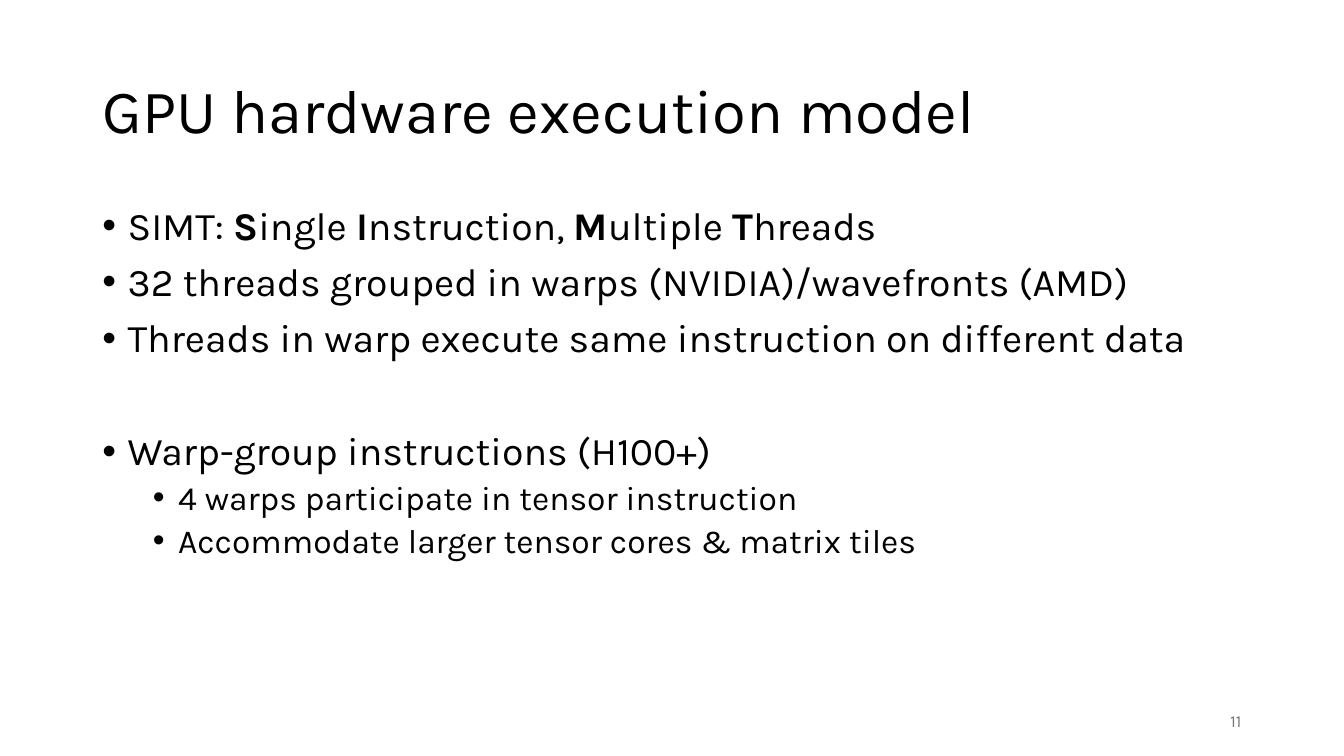
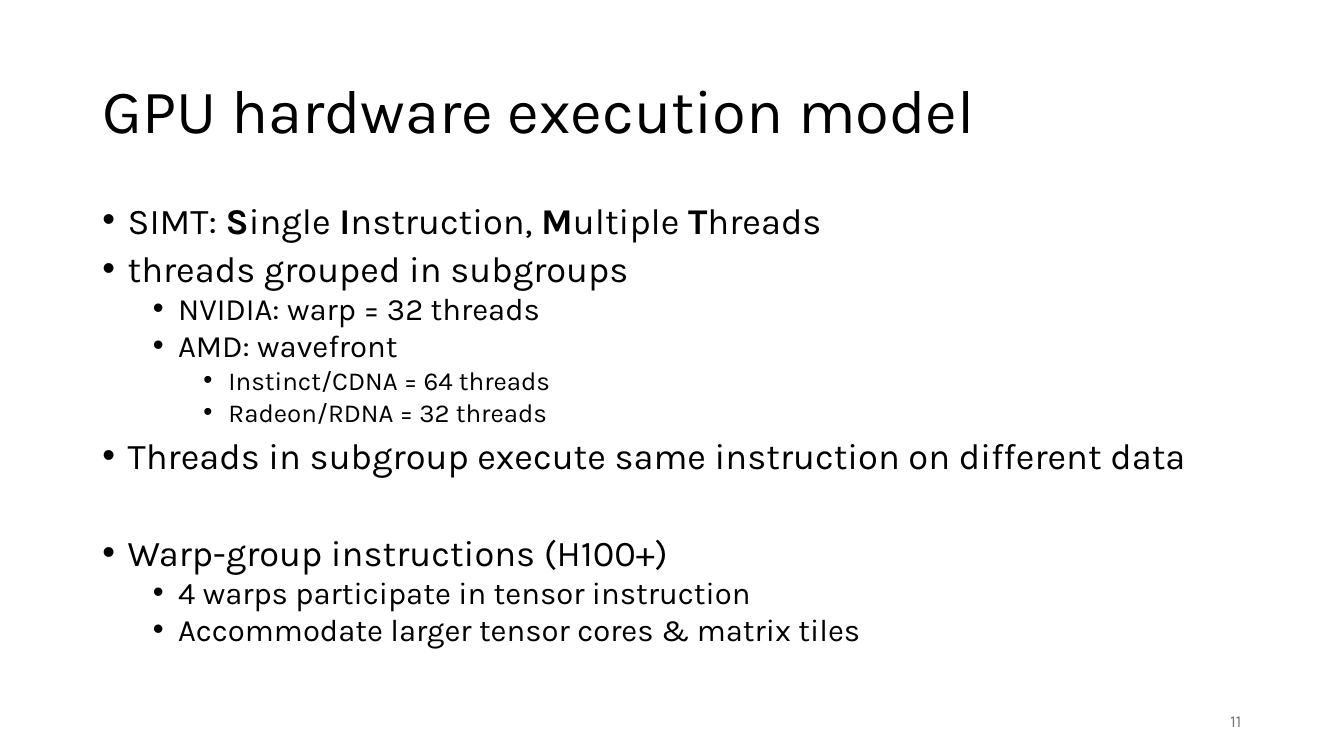
Before and after one commit to gjbex/GPU-programming, a slide deck: slide 11 of gpu_programming.pptx. Drawn at 1344x756 pixels with LibreOffice and Linux fonts; fonts in the diff are those of the drawing. Boxes give left, top, right and bottom in pixels: in the first picture for what was removed or moved away, otherwise in the second. Text is boxed around its words. In the diff, an @@ line names an element or a change of style, - is before the commit and + after.

Commit message:
Fix slide 11
* Use subgroup rather than warp/wavefront
* Distinguish wavefront size for Instinct versus Radeon

```diff
--- a/gpu_programming.pptx
+++ b/gpu_programming.pptx
@@ text at <box>128,209,860,649</box>: size 28 to 25.9 pt in "SIMT: Single Instruction, Multiple Threads", "Warp-group instructions (H100+)"; size 24 to 22.2 pt in "4 warps participate in tensor instruction", "Accommodate larger tensor cores & matrix tiles"; line spacing 0.9 to 0.8 @@
@@ text at <box>128,257,1185,478</box>: text changed; size 28 to 25.9 pt @@
-• 32 threads grouped in warps (NVIDIA)/wavefronts (AMD)
-• Threads in warp execute same instruction on different data
+• threads grouped in subgroups
+  • NVIDIA: warp = 32 threads
+  • AMD: wavefront
+    • Instinct/CDNA = 64 threads
+    • Radeon/RDNA = 32 threads
+• Threads in subgroup execute same instruction on different data
```
Also in this commit, not shown: 1 other slide changed.
